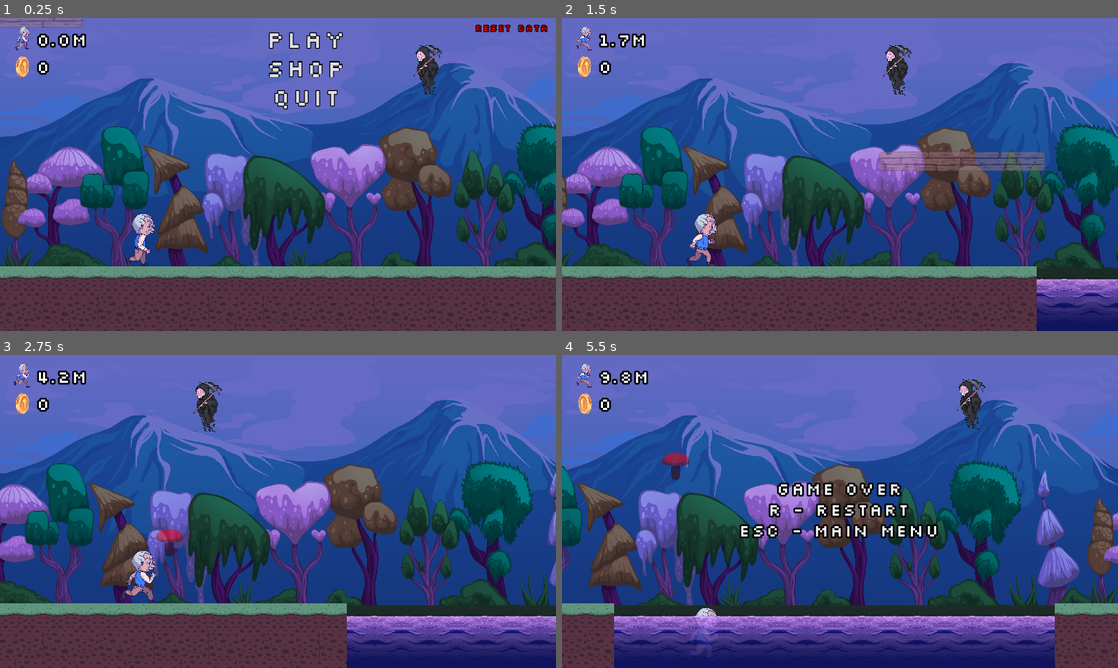
Above: before the commit, frames 1-4 (two rows, left to right).
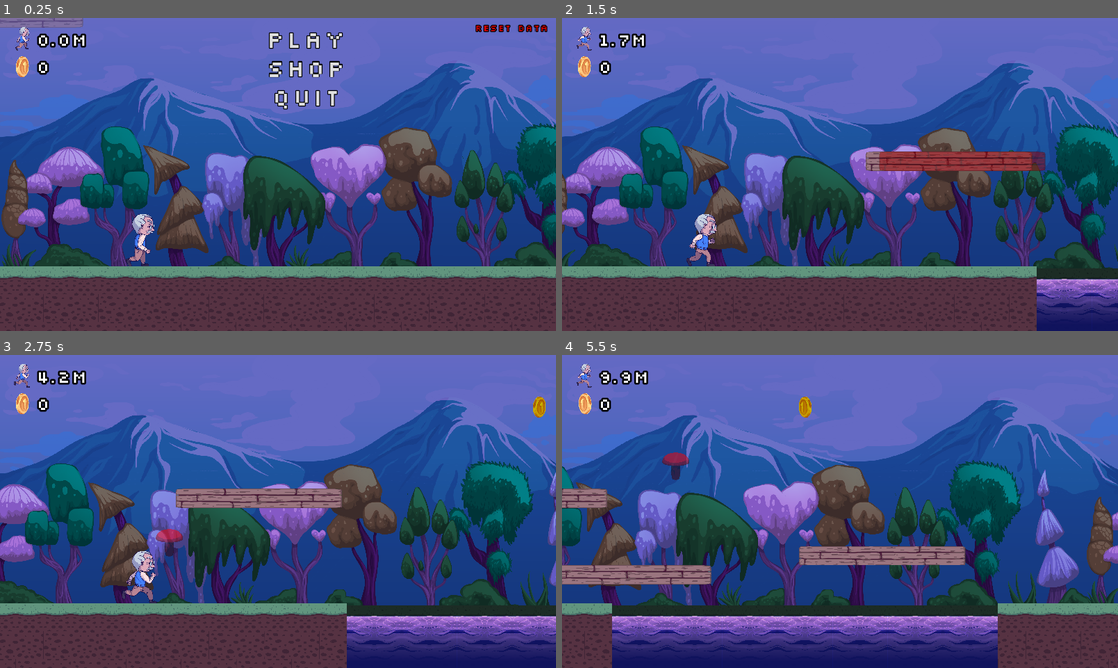
Above: after the commit, the same moments.

Repository: senseibobo/gmtk2023
Game: Godot game, scene res://game/game.tscn
Two runs of this game, one before a commit and one after it. Both use one fixed random seed, a clock stepped at 60 frames per second and the inputs below. The engine's default icon, where the game draws it, is replaced by a stand-in: a white triangle on a blue panel in a dark square.
Inputs (mouse positions are in pixels of both pictures, inside the frame that each line leads up to):
- Up to frame 1 (0.25 s): no input
- Up to frame 2 (1.5 s): click "Play" at 0.5 s; move the mouse to (962, 158) at 1.27 s; hold D (select_regular_platform) from 1.28 s (still down); click (962, 158) at 1.35 s
- Up to frame 3 (2.75 s): tap S (select_jump_platform) at 1.52, 1.82, 2.27, 2.57 s; move the mouse to (166, 527) at 2.02 s; release D (select_regular_platform) at 2.03 s; tap D (select_regular_platform) at 2.1 s; tap Space (select_next_platform, bound only after the commit) at 2.3 s
- Up to frame 4 (5.5 s): move the mouse to (895, 442) at 2.77 s; hold S (select_jump_platform) 2.78-3.53 s; tap Space (select_next_platform, bound only after the commit) at 2.85, 5.3 s; move the mouse to (812, 574) at 3.52 s; tap S (select_jump_platform) at 3.6, 3.77, 4.07, 4.52, 4.82, 5.27 s; click (812, 574) at 3.8 s; move the mouse to (1006, 558) at 4.27 s; hold D (select_regular_platform) 4.28-5.03 s; click (1006, 558) at 4.35 s; move the mouse to (673, 464) at 5.02 s; tap D (select_regular_platform) at 5.1 s

The runs differ from the first frame. In frame 1, 0.4% of the frame differs, in the area x 74-80%, y 8-25%; in frame 2, 2.4%; in frame 3, 2.4%; in frame 4, 13%, in the area x 0-100%, y 6-100%.

Commit message:
fixed enemy, coin and platform spawning

Diff:
--- a/game/Game.gd
+++ b/game/Game.gd
@@ -8,8 +8,8 @@
 var next_water: int = randi()%4+15
 var water_width: int = 6
 var current_platform_selected: int = 0 # 0 - regular platform | 1 - jumping platform
-var next_coin: int = 30
-var next_enemy: int = 3#0
+var next_coin: int = 20
+var next_enemy: int = 30
 var block_spacing: float = 63.5
 var place_platform_size: Vector2 = Vector2(128,22)
 
@@ -95,14 +95,22 @@
 	var pp = $PlatformPlacement
 	pp.global_position = get_global_mouse_position()
 	pp.global_position.y = int(pp.global_position.y)/22*22+11
-	if Input.is_action_pressed("select_regular_platform"): #d
-		set_platform_placement(preload("res://game/platforms/Platform.tscn"))
-		current_platform_selected = 0
-		place_platform_size = Vector2(128,22)
-	elif Input.is_action_pressed("select_jump_platform"): #s
-		set_platform_placement(preload("res://game/platforms/Jump Platform.tscn"))
-		current_platform_selected = 1
-		place_platform_size = Vector2(64,22)
+#   if Input.is_action_pressed("select_regular_platform"): #d
+#		set_platform_placement(preload("res://game/platforms/Platform.tscn"))
+#		current_platform_selected = 0
+#		place_platform_size = Vector2(128,22)
+#	elif Input.is_action_pressed("select_jump_platform"): #s
+#		set_platform_placement(preload("res://game/platforms/Jump Platform.tscn"))
+#		current_platform_selected = 1
+#		place_platform_size = Vector2(64,22)
+
+	if Input.is_action_just_pressed("select_next_platform"):
+		if current_platform_selected == 1:
+			set_platform_placement(preload("res://game/platforms/Platform.tscn"))
+			current_platform_selected = 0
+		elif current_platform_selected == 0:
+			set_platform_placement(preload("res://game/platforms/Jump Platform.tscn"))
+			current_platform_selected = 1
 	var valid = check_platform_valid()
 	$PlatformPlacement.modulate = Color(1.0,int(valid),int(valid),1.0)
 	if valid and Input.is_action_just_pressed("place_platform"):
@@ -138,15 +146,24 @@
 	var collision = platform.get_node_or_null("CollisionShape2D")
 	var check1 = true
 	var check2 = true
+	var check3 = true
 	if collision:
 		var shape = platform.get_node("CollisionShape2D").shape.duplicate(true)
 		var params = PhysicsShapeQueryParameters2D.new()
-		shape.extents *= 0.75
+		shape.extents *= 0.5
 		params.shape = shape
-		params.transform = platform.get_global_transform().scaled_local(Vector2(0.70,0.70))
+		params.transform = platform.get_global_transform().scaled_local(Vector2(0.01,0.70))
 		params.collision_mask = 3
 		var result = space.intersect_shape(params,1)
 		check1 = result.size() == 0
+		var shape2 = platform.get_node("CollisionShape2D").shape.duplicate(true)
+		var params2 = PhysicsShapeQueryParameters2D.new()
+		shape2.extents *= 1
+		params2.shape = shape2
+		params2.transform = platform.get_global_transform()
+		params2.collision_mask = 2
+		var result2 = space.intersect_shape(params2,1)
+		check3 = result2.size() == 0
 	var ground = platform.get_node_or_null("Ground")
 	if ground:
 		var params2 = PhysicsShapeQueryParameters2D.new()
@@ -156,7 +173,7 @@
 		params2.collision_mask = 1
 		var result2 = space.intersect_shape(params2,1)
 		check2 = result2.size() != 0
-	return check1 and check2
+	return check1 and check2 and check3
 
 func spawn_block():
 	var block
@@ -177,11 +194,11 @@
 	next_coin -= 1
 	if next_coin <= 0:
 		spawn_coin(1300-move_step-block_spacing/2)
-		next_coin = 6+randi()%6 # oba podeli sa 2 ako dupliras skor
+		next_coin = 5+randi()%5 # oba podeli sa 2 ako dupliras skor
 	next_enemy -= 1
 	if next_enemy <= 0:
 		spawn_enemy(1300-move_step-block_spacing/2)
-		next_enemy = 6+randi()%6 # oba podeli sa 2 ako dupliras skor
+		next_enemy = 9+randi()%9 # oba podeli sa 2 ako dupliras skor
 
 func spawn_coin(x_position: float):
 	var coin = preload("res://game/world/coin.tscn").instantiate()
--- a/project.godot
+++ b/project.godot
@@ -54,6 +54,12 @@
 "events": [Object(InputEventKey,"resource_local_to_scene":false,"resource_name":"","device":-1,"window_id":0,"alt_press …(182 unchanged characters)…
 ]
 }
+select_next_platform={
+"deadzone": 0.5,
+"events": [Object(InputEventKey,"resource_local_to_scene":false,"resource_name":"","device":-1,"window_id":0,"alt_pressed":false,"shift_pressed":false,"ctrl_pressed":false,"meta_pressed":false,"pressed":false,"keycode":0,"physical_keycode":32,"key_label":0,"unicode":32,"echo":false,"script":null)
+, Object(InputEventMouseButton,"resource_local_to_scene":false,"resource_name":"","device":-1,"window_id":0,"alt_pressed":false,"shift_pressed":false,"ctrl_pressed":false,"meta_pressed":false,"button_mask":0,"position":Vector2(0, 0),"global_position":Vector2(0, 0),"factor":1.0,"button_index":2,"canceled":false,"pressed":false,"double_click":false,"script":null)
+]
+}
 
 [rendering]
 
